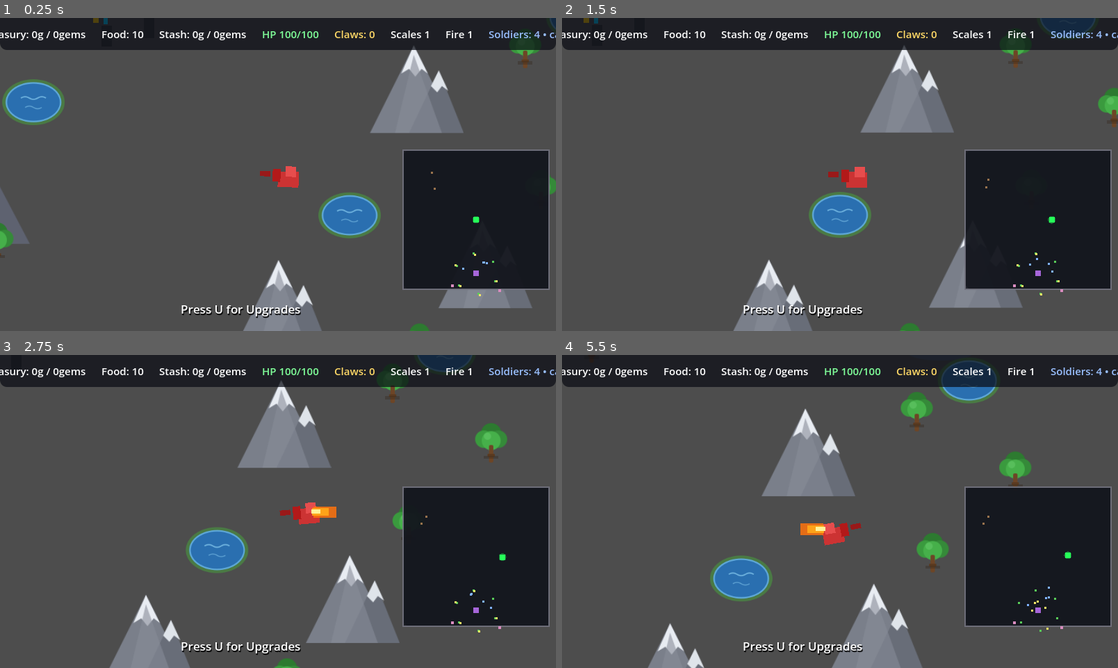
Above: before the commit, frames 1-4 (two rows, left to right).
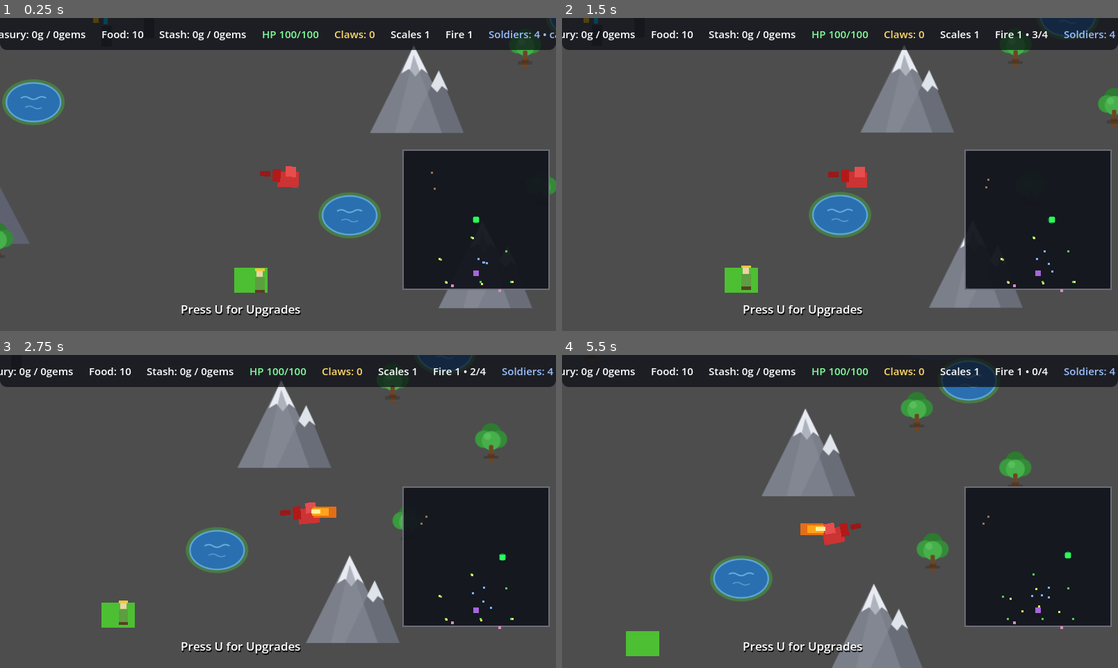
Above: after the commit, the same moments.

Repository: hyperdrive/dragonheart
Game: Godot game, scene res://scenes/main/Main.tscn
Two runs of this game, one before a commit and one after it. Both use one fixed random seed, a clock stepped at 60 frames per second and the inputs below.
Inputs:
- Up to frame 1 (0.25 s): no input
- Up to frame 2 (1.5 s): tap U at 0.5, 1.25 s; hold D (move_right) 0.53-1.28 s; tap Space (fire) at 0.6, 1.35 s; hold S (move_down) from 1.28 s (still down)
- Up to frame 3 (2.75 s): tap U at 2 s; release S (move_down) at 2.03 s; hold D (move_right) from 2.03 s (still down); tap Space (fire) at 2.1 s
- Up to frame 4 (5.5 s): tap U at 2.75, 3.5, 4.25 s; release D (move_right) at 2.78 s; hold W (move_up) 2.78-3.53 s; tap Space (fire) every 0.75 s from 2.85 to 5.1 s; hold A (move_left) 3.53-5.03 s; hold S (move_down) from 5.03 s (still down)

The runs differ from the first frame. In frame 1, 2.1% of the frame differs, in the area x 42-93%, y 69-100%; in frame 2, 3.5%; in frame 3, 3.8%, in the area x 0-100%, y 4-100%; in frame 4, 2.5%.

Commit message:
Flammable ecology: fire economy, animal-gated respawns, field burning
User spec batch:
- ALL actors flammable: burning engine hoisted from Soldier into BaseNPC
  (exports: is_flammable/burn_damage/burn_duration) - kills the behavior
  tree, random-burst panic at 1.4x speed with scorched tint, always ends
  in death. Farmers, miners, soldiers and the King all burn now.
- Flame economy: dragon breaths are a 4-charge resource (export), spent
  one per breath; eating a pig recharges +1, a cow +2 (clamped, capped).
  Quit-blocked with a hint print when empty. Fire chip shows N/4.
- Animal pens reworked as slot pools (max 4/4, no timed self-respawn):
  dragon eating is paced (one animal per 0.8s - hovering a pen no longer
  strip-mines it in a frame); consume_animal()/respawn_animal() APIs.
- Town food cycle buys livestock: every farmer delivery triggers one
  paid refill per pen (20 food each) - scarcity rations stock. NPC
  respawns are animal-gated: farmer needs a pig, miner needs a cow, one
  consumed per respawn; requests retry every 2s after a 10s delay until
  the pen can pay. Soldiers/King do not respawn.
- Fields flammable: the dragon's breath cone scan now also sweeps the
  fields group (Field.bun stubble/regrow loop) - its old FireArea caller
  never existed, so this is the first live burn path for crops. Fields
  ring pushed 230->420 from the city (clamped to map bounds).
- Loaded farmers bail out: danger_radius 120->220 and flee 1.3x while
  food_carrying > 0, re-evaluated per tick - a lurking dragon starves
  the delivery.

Probes (headless, zero errors): burn sweep kills all three species at
burn-out; charge math 4 -> 3 -> +pig 4 -> clamped; field 400px away,
workable=false after a cone hit; bailout differential (MOVING at 150
unloaded / FLEEING loaded / FLEEING at 100 unloaded); respawn gating
verified both ways (blocked with empty pens, resumes after paid refill);
full-run regression clean with a passive pig buy-back.

Decisions: docs/decisions/2026-11-08-flammable-ecology.md

Diff:
--- a/scenes/props/CowPen.tscn
+++ b/scenes/props/CowPen.tscn
@@ -7,6 +7,7 @@
 script = ExtResource("2_pen_script")
 animal_name = "cow"
 heal_amount = 25
+flame_recharge = 2
 
 [node name="FenceBack" type="ColorRect" parent="."]
 offset_left = -70.0
--- a/scenes/props/PigPen.tscn
+++ b/scenes/props/PigPen.tscn
@@ -7,6 +7,7 @@
 script = ExtResource("2_pen_script")
 animal_name = "pig"
 heal_amount = 15
+flame_recharge = 1
 
 [node name="FenceBack" type="ColorRect" parent="."]
 offset_left = -70.0
--- a/scripts/characters/Dragon.gd
+++ b/scripts/characters/Dragon.gd
@@ -9,6 +9,7 @@
 signal health_changed(health: int)
 signal fire_attacked
 signal loot_carried(carry_total: int)
+signal flame_charges_changed(charges: int, max_charges: int)
 
 @export_group("Controls")
 @export var speed: float = 200.0
@@ -17,11 +18,15 @@
 @export_group("Fire breath")
 @export var fire_reach: float = 95.0        # ignition distance from the mouth
 @export var fire_ignite_cone: float = 0.25  # facing half-plane dot threshold
+## Flame economy: breaths are a resource — spent on fire, refilled by eating
+## animals (pig +1, cow +2). Empty claws = a very quiet dragon.
+@export var max_flame_charges: int = 4
 
 var health: int = 100
 var max_health: int = 100
 var is_firing: bool = false
 var fire_cooldown: float = 0.0
+var flame_charges: float = max_flame_charges
 ## Facing state: 1 = right, -1 = left; mirrors body AND the fire assembly.
 var facing: int = 1
 ## Loot in the claws — banked only when delivered at the lair.
@@ -51,6 +56,7 @@
 	game_manager.upgrade_purchased.connect(_on_upgrade_purchased)
 	sync_from_game_manager()
 	interception_system.setup(game_manager)
+	flame_charges_changed.emit(int(flame_charges), max_flame_charges)
 
 	# Fire breath window wiring handled in fire_breath(); the idle starts on play.
 	fire_area.monitoring = false  # breath window only, set in fire_breath()
@@ -88,9 +94,10 @@
 	velocity = input_direction * speed
 	move_and_slide()
 
-	# While the breath window is open, soldiers in the flame cone catch fire.
+	# While the breath window is open, flammable actors/fields in the cone
+	# catch fire.
 	if is_firing:
-		_ignite_soldiers()
+		_ignite_flammables()
 
 	# Face travel direction: mirrors the body and the whole fire assembly.
 	if input_direction.x != 0.0:
@@ -110,19 +117,22 @@
 	fire_collision.position.x = 15.0 * float(facing) # hitbox follows
 	flame.scale.x = float(facing)                    # flame visual mirrors
 
-## Soldiers caught in the breath cone are set ablaze (see Soldier.catch_fire).
-func _ignite_soldiers() -> void:
+## Everything flammable caught in the breath cone ignites: farmers, miners,
+## soldiers (+ the King), and crop fields (Field.burn → stubble → slow regrow).
+func _ignite_flammables() -> void:
 	var facing_vec := Vector2(float(facing), 0.0)
-	for node: Node in get_tree().get_nodes_in_group("soldiers"):
-		var soldier := node as Soldier
-		if soldier == null or not soldier.is_alive:
-			continue
-		var to_target: Vector2 = soldier.global_position - global_position
-		if to_target.length() > fire_reach:
-			continue
-		if to_target.normalized().dot(facing_vec) < fire_ignite_cone:
-			continue
-		soldier.catch_fire()
+	for group: String in ["farmers", "miners", "soldiers", "king", "fields"]:
+		for node: Node in get_tree().get_nodes_in_group(group):
+			var target_pos: Vector2 = (node as Node2D).global_position
+			var to_target := target_pos - global_position
+			if to_target.length() > fire_reach:
+				continue
+			if to_target.normalized().dot(facing_vec) < fire_ignite_cone:
+				continue
+			if node is Field:
+				(node as Field).burn()
+			elif node is BaseNPC:
+				(node as BaseNPC).catch_fire()
 
 func _process(delta: float) -> void:
 	# Auto-theft: the core loop. When a payload carrier is in range and
@@ -188,6 +198,11 @@
 func fire_breath() -> void:
 	if _dying or is_firing or fire_cooldown > 0.0:
 		return
+	if flame_charges < 1.0:
+		print("Dragon: flame spent — eat a pig (+1) or a cow (+2) to recharge!")
+		return
+	flame_charges -= 1.0
+	flame_charges_changed.emit(int(flame_charges), max_flame_charges)
 	is_firing = true
 	fire_cooldown = fire_rate
 	flame.visible = true          # visual breath (collision window matches)
@@ -241,3 +256,13 @@
 func eat_food(food_value: int) -> void:
 	health = mini(health + food_value, max_health)
 	health_changed.emit(health)
+
+## Animal snacking (called by AnimalPen): health AND flame charges (each
+## capped; overfeed is a waste of a perfectly good cow).
+func eat_animal(health_gain: int, flame_recharge: int) -> void:
+	health = mini(health + health_gain, max_health)
+	health_changed.emit(health)
+	var had := flame_charges
+	flame_charges = minf(flame_charges + float(flame_recharge), float(max_flame_charges))
+	if flame_charges != had:
+		flame_charges_changed.emit(int(flame_charges), max_flame_charges)
--- a/scripts/main/WorldManager.gd
+++ b/scripts/main/WorldManager.gd
@@ -41,6 +41,12 @@
 @export var miner_spawn_requirement_farmers: int = 3
 @export var miner_spawn_requirement_food: int = 10
 @export var miner_spawn_timer: float = 30.0
+
+@export_group("Town respawn")
+## Dead farmers return only if the town pays a pig from the pig pen (dead
+## miners pay a cow); retries every check interval until the pen can pay.
+@export var npc_respawn_delay: float = 10.0
+@export var npc_respawn_check_interval: float = 2.0
 
 @export_group("Escalation")
 @export var soldier_spawn_interval: float = 8.0
@@ -79,6 +85,10 @@
 var king_spawned: bool = false
 var swarm_state: SwarmState = SwarmState.CALM
 var field_positions: Array[Vector2] = []
+## Pending NPC respawns: {"type", "position", "timer_left"} — gated on the
+## matching pen having a live animal (farmer↔pig, miner↔cow).
+var _respawn_queue: Array[Dictionary] = []
+var _respawn_check_timer: float = 0.0
 var _soldier_timer: Timer
 var _swarm_timer: Timer
 ## Blocking scenery footprint (position + radius) for spawn-clearance checks.
@@ -134,11 +144,16 @@
 	create_boundaries()
 
 
-## Fields ring the farm belt around the city (the food engine next to town).
+## Fields ring the farm belt — deliberately FARTHER from the city (user
+## request): the dragon burning crops is the consequence loop, but the pen
+## cluster stays defensible. Clamped inside the world bounds.
 func spawn_fields() -> void:
+	var margin := 80.0
 	for i in field_count:
 		var angle := TAU * float(i) / float(field_count) + 0.4
-		var position := city_position + Vector2.RIGHT.rotated(angle) * 230.0
+		var position := city_position + Vector2.RIGHT.rotated(angle) * 420.0
+		position.x = clampf(position.x, -world_size.x / 2 + margin, world_size.x / 2 - margin)
+		position.y = clampf(position.y, -world_size.y / 2 + margin, world_size.y / 2 - margin)
 		spawn_entity("field", 1, position)
 		field_positions.append(position)
 
@@ -259,6 +274,7 @@
 				farmer.town_position = city_position + Vector2(0, -90)  # north gate
 				farmer.pig_pen_position = pig_pen_position
 				farmer.food_delivered.connect(_on_food_delivered)
+				farmer.npc_died.connect(_on_npc_died.bind(farmer))
 		"miner":
 			var miner := instance as Miner
 			if miner != null:
@@ -266,13 +282,12 @@
 				miner.mine_position = _mine_spot()
 				miner.town_position = city_position + Vector2(0, -90)
 				miner.resource_delivered.connect(_on_resource_delivered)
+				miner.npc_died.connect(_on_npc_died.bind(miner))
 		"soldier":
 			var soldier := instance as Soldier
 			if soldier != null:
 				soldier.home_position = soldier.global_position
-	if entity_type in ["farmer", "miner", "soldier"]:
-		var npc := instance as BaseNPC
-		npc.npc_died.connect(_on_npc_died)
+				soldier.npc_died.connect(_on_npc_died.bind(soldier))
 
 
 ## Jittered position inside the mining district (spreads miners across it).
@@ -394,19 +409,72 @@
 
 # --- signal handlers: NPC → GameManager (the hub) ---------------------------
 
+func _process(delta: float) -> void:
+	_tick_respawn_queue(delta)
+
 func _on_food_delivered(amount: int) -> void:
 	if game_manager != null:
 		game_manager.add_food(amount)
-
+	# A farm delivery just fed the town: empty pen slots may now be bought
+	# back (each animal costs refill_cost, so food scarcity rations stock).
+	_attempt_pen_refills()
 
 func _on_resource_delivered(_npc_type: String, res_type: String, amount: int) -> void:
 	if game_manager != null:
 		game_manager.deposit_treasury(res_type, amount)
 
-
-func _on_npc_died(npc_type: String) -> void:
+## Farm cycle pays for livestock: one pig-pen slot and one cow-pen slot
+## attempt per delivery, each paid from the food pool.
+func _attempt_pen_refills() -> void:
+	if game_manager == null:
+		return
+	for group: String in ["pig_pens", "cow_pens"]:
+		var pen := get_tree().get_first_node_in_group(group) as AnimalPen
+		if pen != null and pen.has_empty_slot() \
+				and game_manager.consume_food(pen.refill_cost):
+			pen.respawn_animal()
+
+## Dead townsfolk come back IF their dedication animal is in stock:
+## farmer ← pig, miner ← cow (one of each consumed — user spec 2026-11-08).
+## Otherwise the runner retries every check interval until the pen can pay.
+func add_respawn_request(npc_type: String, at_position: Vector2) -> void:
+	_respawn_queue.append({
+		"type": npc_type,
+		"position": at_position,
+		"timer_left": npc_respawn_delay,
+	})
+	print("%s will respawn in %ds if the %s is in stock" % [
+		npc_type.capitalize(), int(npc_respawn_delay),
+		"pig" if npc_type == "farmer" else "cow"])
+
+func _tick_respawn_queue(delta: float) -> void:
+	var i := 0
+	while i < _respawn_queue.size():
+		var entry: Dictionary = _respawn_queue[i]
+		entry["timer_left"] = float(entry["timer_left"]) - delta
+		if float(entry["timer_left"]) <= 0.0:
+			# retry cadence while the animal species is out of stock
+			entry["timer_left"] = npc_respawn_check_interval
+			var pen_group := "pig_pens" if entry["type"] == "farmer" else "cow_pens"
+			var pen := get_tree().get_first_node_in_group(pen_group) as AnimalPen
+			if pen != null and pen.consume_animal():
+				_respawn_queue.remove_at(i)
+				spawn_respawned_npc(String(entry["type"]), entry["position"] as Vector2)
+				continue  # don't advance past the removed entry
+		i += 1
+
+func spawn_respawned_npc(npc_type: String, at_position: Vector2) -> void:
+	spawn_entity(npc_type, 1, at_position, 20.0)
+	print("%s respawned (a %s was consumed)!" % [
+		npc_type.capitalize(), "pig" if npc_type == "farmer" else "cow"])
+
+
+func _on_npc_died(npc_type: String, npc: BaseNPC) -> void:
 	# Economy-only consequences: killed miners slow gold/gem production but
-	# never accelerate soldiers (decision record).
+	# never accelerate soldiers by themselves (decision record). Respawns are
+	# the town's recovery loop, gated on pen livestock.
+	if (npc_type == "farmer" or npc_type == "miner") and is_instance_valid(npc):
+		add_respawn_request(npc_type, npc.home_position)
 	print("NPC died: ", npc_type)
 
 # --- miner support chain ------------------------------------------------------
--- a/scripts/npcs/BaseNPC.gd
+++ b/scripts/npcs/BaseNPC.gd
@@ -26,6 +26,13 @@
 @export var danger_radius: float = 150.0
 @export var safe_radius: float = 320.0
 
+@export_group("Ablaze")
+## All NPC actors catch fire from dragon flame (User spec 2026-11-08):
+## abandon orders, run in random bursts, burn, and die when the fire burns out.
+@export var is_flammable: bool = true
+@export var burn_damage: float = 10.0
+@export var burn_duration: float = 3.0
+
 var health: int = max_health
 var is_alive: bool = true
 var behavior_tree: BehaviorTree
@@ -49,6 +56,12 @@
 ## Facing state: 1 = right, -1 = left. Mirrors the Sprite container (cheap
 ## left/right representation — composites mirror cleanly, see _apply_facing).
 var facing: int = 1
+
+## Burning status (see catch_fire). Guarded re-entry; killed behavior tree.
+var _burning_left: float = 0.0
+var _burn_move_timer: float = 0.0
+var _burn_direction: Vector2 = Vector2.ONE
+var _burn_debt: float = 0.0
 
 @onready var sprite: Node2D = $Sprite
 
@@ -60,9 +73,52 @@
 	mine_position = global_position + Vector2(0, -200)
 	pig_pen_position = global_position + Vector2(-200, 0)
 
+## Burning overrides everything (the tree stops issuing intents while it
+## panics); subclasses add per-frame behavior on top.
 func _physics_process(delta: float) -> void:
+	if _burning_left > 0.0:
+		_tick_burning(delta)
+		return
 	if is_alive and behavior_tree != null:
 		behavior_tree.tick(delta)
+
+# --- ablaze status -----------------------------------------------------------
+
+## Flame breath hit: abandon orders (the behavior tree stops driving), panic
+## in random bursts, burn at burn_damage/s, and die when the fire burns out.
+func catch_fire() -> void:
+	if not is_flammable or _burning_left > 0.0 or not is_alive:
+		return
+	_burning_left = burn_duration
+	_burn_move_timer = 0.0
+	_burn_debt = 0.0
+	if behavior_tree != null:
+		behavior_tree.kill()
+	if sprite != null:
+		sprite.modulate = Color(1.0, 0.4, 0.1)  # scorched tint
+	print(npc_type + " caught fire — panicking!")
+
+## Ablaze physics: random-burst running, burn damage in int chunks, then death.
+func _tick_burning(delta: float) -> void:
+	_burning_left -= delta
+	_burn_move_timer -= delta
+	if _burn_move_timer <= 0.0:
+		_burn_move_timer = randf_range(0.25, 0.45)
+		_burn_direction = Vector2(randf_range(-1.0, 1.0), randf_range(-1.0, 1.0)).normalized()
+	velocity = _burn_direction * _burn_speed()
+	update_facing()
+	move_and_slide()
+	_burn_debt += burn_damage * delta
+	var whole := int(_burn_debt)
+	if whole > 0:
+		_burn_debt -= float(whole)
+		take_damage(whole)
+	if _burning_left <= 0.0:
+		die()
+
+## Panic pace — subclasses may flail faster.
+func _burn_speed() -> float:
+	return speed * 1.4
 
 func take_damage(amount: int) -> void:
 	if not is_alive:
--- a/scripts/npcs/Farmer.gd
+++ b/scripts/npcs/Farmer.gd
@@ -15,6 +15,13 @@
 @export var food_per_tend: int = 1
 @export var tend_work_time: float = 3.0
 @export var tend_cooldown: float = 2.0
+
+@export_group("Loaded panic")
+## Carrying the city's food? The farmer bolts MUCH earlier and faster, so the
+## delivery stalls while the dragon lurks — the town starves for it.
+@export var loaded_danger_radius: float = 220.0
+@export var loaded_flee_speed: float = 1.3
+@export var unloaded_danger_radius: float = 120.0
 
 ## Food gathered since the last delivery (delivered in one trip).
 var food_carrying: int = 0
@@ -67,6 +74,17 @@
 	)
 
 	print("Farmer initialized at position: ", global_position)
+
+## Run/Fight tuning flips each frame with the payload (BehaviorTree's danger
+## check reads danger_radius per tick, so a live value works).
+func _physics_process(delta: float) -> void:
+	if food_carrying > 0:
+		danger_radius = loaded_danger_radius
+		flee_speed_multiplier = loaded_flee_speed
+	else:
+		danger_radius = unloaded_danger_radius
+		flee_speed_multiplier = 1.0
+	super._physics_process(delta)
 
 # --- activity providers & completers --------------------------------------
 
--- a/scripts/npcs/Miner.gd
+++ b/scripts/npcs/Miner.gd
@@ -151,6 +151,13 @@
 	mining_cooldown = 10.0
 	print("Miner intercepted by dragon!")
 
+## Burning to death spills the cart gold where he fell (also raises the
+## street alarm via report_loot_spill — same rule as a panic drop).
+func die() -> void:
+	if payload_amount > 0 and _burning_left > 0.0:
+		_drop_payload(global_position)
+	super.die()
+
 # --- gold cart ----------------------------------------------------------------
 
 ## Panic response: the gold becomes a loose pickup (with settle delay for the
--- a/scripts/npcs/Soldier.gd
+++ b/scripts/npcs/Soldier.gd
@@ -15,16 +15,6 @@
 @export var attack_interval: float = 0.5
 @export var reward_gold: int = 25
 
-@export_group("Ablaze")
-@export var burn_damage: float = 10.0   # per second while on fire
-@export var burn_duration: float = 3.0  # panics, then always dies
-
-## Burning status: the soldier abandons orders (behavior killed), runs in
-## random bursts, burns, and dies when the fire burns out.
-var _burning_left: float = 0.0
-var _burn_move_timer: float = 0.0
-var _burn_direction: Vector2 = Vector2.ONE
-var _burn_debt: float = 0.0
 ## Contact-DPS accumulator: take_damage wants ints (10 DPS → 1 per 0.1s).
 var _contact_debt: float = 0.0
 
@@ -117,11 +107,10 @@
 func _pick_idle_target() -> Vector2:
 	return home_position + Vector2(randf_range(-40, 40), randf_range(-40, 40))
 
-## Soldiers spot the dragon → alarm (swarm sighting), plus the two per-frame
-## combat channels: burning status and contact DPS on the dragon.
+## Soldiers spot the dragon → alarm (swarm sighting), plus contact DPS on the
+## dragon. Burning status (catch_fire/_tick_burning) is inherited from BaseNPC.
 func _physics_process(delta: float) -> void:
 	super._physics_process(delta)
-	_tick_burning(delta)
 	_contact_damage(delta)
 	var dragon := get_tree().get_first_node_in_group("dragon") as Node2D
 	if dragon != null and is_instance_valid(dragon) \
@@ -130,41 +119,7 @@
 		if world != null:
 			world.report_dragon_sighting(dragon.global_position)
 
-# --- combat: ablaze status + contact DPS ------------------------------------
-
-## Flame breath hit: abandon orders (the behavior tree stops driving), panic
-## in random bursts, burn at burn_damage/s, and die when the fire burns out.
-func catch_fire() -> void:
-	if _burning_left > 0.0 or not is_alive:
-		return
-	_burning_left = burn_duration
-	_burn_move_timer = 0.0
-	_burn_debt = 0.0
-	if behavior_tree != null:
-		behavior_tree.kill()
-	if sprite != null:
-		sprite.modulate = Color(1.0, 0.4, 0.1)  # scorched tint
-	print("Soldier caught fire — panicking!")
-
-## Ablaze physics: random-burst running, burn damage in int chunks, then death.
-func _tick_burning(delta: float) -> void:
-	if _burning_left <= 0.0 or not is_alive:
-		return
-	_burning_left -= delta
-	_burn_move_timer -= delta
-	if _burn_move_timer <= 0.0:
-		_burn_move_timer = randf_range(0.25, 0.45)
-		_burn_direction = Vector2(randf_range(-1.0, 1.0), randf_range(-1.0, 1.0)).normalized()
-	velocity = _burn_direction * speed * 1.4
-	update_facing()
-	move_and_slide()
-	_burn_debt += burn_damage * delta
-	var whole := int(_burn_debt)
-	if whole > 0:
-		_burn_debt -= float(whole)
-		take_damage(whole)
-	if _burning_left <= 0.0:
-		die()
+# --- combat: contact DPS (ablaze lives in BaseNPC) ----------------------------
 
 ## 10 DPS while the hitbox collides with the dragon (integer-chunked debt).
 func _contact_damage(delta: float) -> void:
--- a/scripts/props/AnimalPen.gd
+++ b/scripts/props/AnimalPen.gd
@@ -2,41 +2,69 @@
 
 class_name AnimalPen
 
-## Animal pen component (attached to PigPen/CowPen scenes). The dragon can eat
-## an animal in reach — heals it (eat_food clamps at max health). The animal
-## hides and respawns later, so the farmers' food chain stays replenishable.
+## Animal pen component (attached to PigPen/CowPen scenes). A slot pool:
+## the dragon eats an animal in reach (+health, +flame recharge); town codes
+## snack on the species for NPC respawns (farmer↔pig, miner↔cow); and farm
+## harvests pay 20 food per animal to fill empty slots (cap = max_animals).
+## Animals no longer self-respawn on a timer — the farm cycle is their only
+## return path (user spec 2026-11-08).
 
 @export_group("Pen")
 @export var animal_name: String = "pig"
 @export var heal_amount: int = 15
+## Flame charges restored to the dragon per animal eaten (max 4).
+@export var flame_recharge: int = 1
 @export var pen_radius: float = 80.0
-@export var respawn_time: float = 25.0
+@export var max_animals: int = 4
+## Eating pace: one animal per bite_interval while the dragon hovers the pen —
+## otherwise the pen empties in a single frame and the farm chain collapses.
+@export var bite_interval: float = 0.8
+## Food the town pays to fill one empty slot (paid by WorldManager on farm
+## harvests).
+@export var refill_cost: int = 20
+## Slot offsets for sprite layout (used if the scene has fewer than
+## max_animals sprite children).
+@export var slot_offsets: Array[Vector2] = [
+	Vector2(-45, -10), Vector2(-18, 10), Vector2(18, 12), Vector2(45, -8),
+]
 
 var _animals: Array[Sprite2D] = []
-var _respawn_left: Array[float] = []
+var _bite_left: float = 0.0
 
 func _ready() -> void:
-	# Animal sprites are exactly the Sprite2D children of the pen scene.
+	# Existing Sprite2D children in the pen scene are slot 0..n. Slots beyond
+	# that (up to max_animals) are created hidden; a live sprite from the
+	# scene supplies the texture/scale.
+	var template: Sprite2D = null
 	for child in get_children():
 		var animal := child as Sprite2D
 		if animal != null:
 			_animals.append(animal)
-			_respawn_left.append(0.0)
+			if template == null:
+				template = animal
+	# Fill remaining slots.
+	while _animals.size() < max_animals:
+		var slot := Sprite2D.new()
+		slot.texture = template.texture if template != null else null
+		slot.scale = template.scale if template != null else Vector2(1.1, 1.1)
+		var offset: Vector2 = slot_offsets[_animals.size()] \
+			if _animals.size() < slot_offsets.size() \
+			else slot_offsets[slot_offsets.size() - 1]
+		slot.position = offset
+		slot.visible = false
+		add_child(slot)
+		_animals.append(slot)
 
+## The dragon snacking (one animal per bite_interval while in reach); the
+## dragon receives the heal + flame charge directly (capped on its side).
 func _physics_process(delta: float) -> void:
-	_tick_respawns(delta)
+	if _bite_left > 0.0:
+		_bite_left -= delta
 	_try_eat()
 
-func _tick_respawns(delta: float) -> void:
-	for i in _animals.size():
-		if _animals[i] != null and _animals[i].visible:
-			continue
-		_respawn_left[i] -= delta
-		if _respawn_left[i] <= 0.0:
-			_animals[i].visible = true
-			print("A new %s grew up at the pen" % animal_name)
-
 func _try_eat() -> void:
+	if _bite_left > 0.0:
+		return
 	var dragon := get_tree().get_first_node_in_group("dragon") as CharacterBody2D
 	if dragon == null or not is_instance_valid(dragon):
 		return
@@ -44,12 +72,42 @@
 		return
 	if dragon.global_position.distance_to(global_position) > pen_radius:
 		return
-	for i in _animals.size():
-		if _animals[i] == null or not _animals[i].visible:
-			continue
-		# This animal becomes dinner; the dragon heals (capped at max health).
-		_animals[i].visible = false
-		_respawn_left[i] = respawn_time
-		dragon.call("eat_food", heal_amount)
-		print("Dragon ate a %s (+%d health)!" % [animal_name, heal_amount])
-		return  # one animal per frame
+	var consumed := consume_animal()
+	if consumed:
+		_bite_left = bite_interval
+		dragon.call("eat_animal", heal_amount, flame_recharge)
+		print(" dragon ate a %s at the pen (+%d health, +%d flame charge)" % [
+			animal_name, heal_amount, flame_recharge])
+
+## Empty-slot check for respawn rules.
+func has_empty_slot() -> bool:
+	for animal in _animals:
+		if not animal.visible:
+			return true
+	return false
+
+func animal_count() -> int:
+	var count := 0
+	for animal in _animals:
+		if animal.visible:
+			count += 1
+	return count
+
+## Town economy: fill one empty slot (paid by WorldManager BEFORE calling).
+func respawn_animal() -> bool:
+	for animal in _animals:
+		if not animal.visible:
+			animal.visible = true
+			print("A new %s grew up at the pen (town paid %d food)" % [
+				animal_name, refill_cost])
+			return true
+	return false
+
+## Consumed by town bookkeeping (NPC respawn needs a live specimen). Returns
+## false when the pen is empty — the caller's rule stays unsatisfied.
+func consume_animal() -> bool:
+	for animal in _animals:
+		if animal.visible:
+			animal.visible = false
+			return true
+	return false
--- a/scripts/ui/HUD.gd
+++ b/scripts/ui/HUD.gd
@@ -47,11 +47,16 @@
 	if world != null and world.has_signal("entity_spawned"):
 		pass  # soldier recount uses the same stream
 	mgr.boss_battle_started.connect(_on_king_arrived)
-	# Dragon health chip (take_damage/eat_food emit health_changed).
+	# Dragon health/flame chips (take_damage/eat_animal emit the signals).
 	var dragon_ref := mgr.dragon
 	if dragon_ref != null and dragon_ref.has_signal("health_changed"):
 		dragon_ref.health_changed.connect(_on_dragon_health)
 		_on_dragon_health((dragon_ref as CharacterBody2D).get("health"))
+	if dragon_ref != null and dragon_ref.has_signal("flame_charges_changed"):
+		dragon_ref.flame_charges_changed.connect(_on_flame_charges)
+		_on_flame_charges(
+			int((dragon_ref as CharacterBody2D).get("flame_charges")),
+			int((dragon_ref as CharacterBody2D).get("max_flame_charges")))
 	_refresh_pools()
 	_refresh_dragon_stats()
 	refresh_threat()
@@ -83,6 +88,12 @@
 	var dragon_ref: CharacterBody2D = game_manager.dragon
 	if dragon_ref != null:
 		health_label.text = "HP %d/%d" % [int(health), int(dragon_ref.get("max_health"))]
+
+## Flame economy readout: breaths left of the eaten-fuel pool.
+func _on_flame_charges(charges: int, max_charges: int) -> void:
+	fire_label.text = "Fire %d • %d/%d" % [
+		game_manager.fire_power_level if game_manager != null else 1,
+		charges, max_charges]
 
 func _refresh_pools() -> void:
 	if game_manager == null:
Not shown, added: docs/decisions/2026-11-08-flammable-ecology.md
